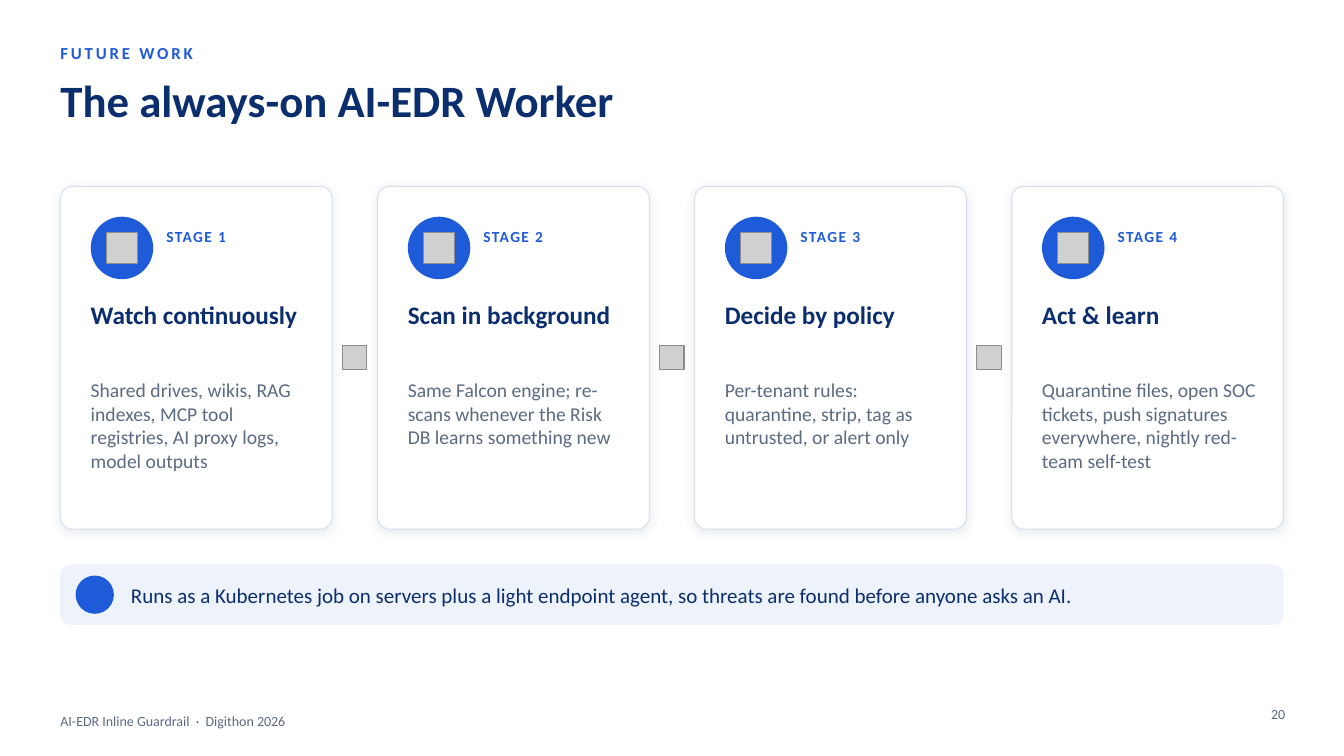
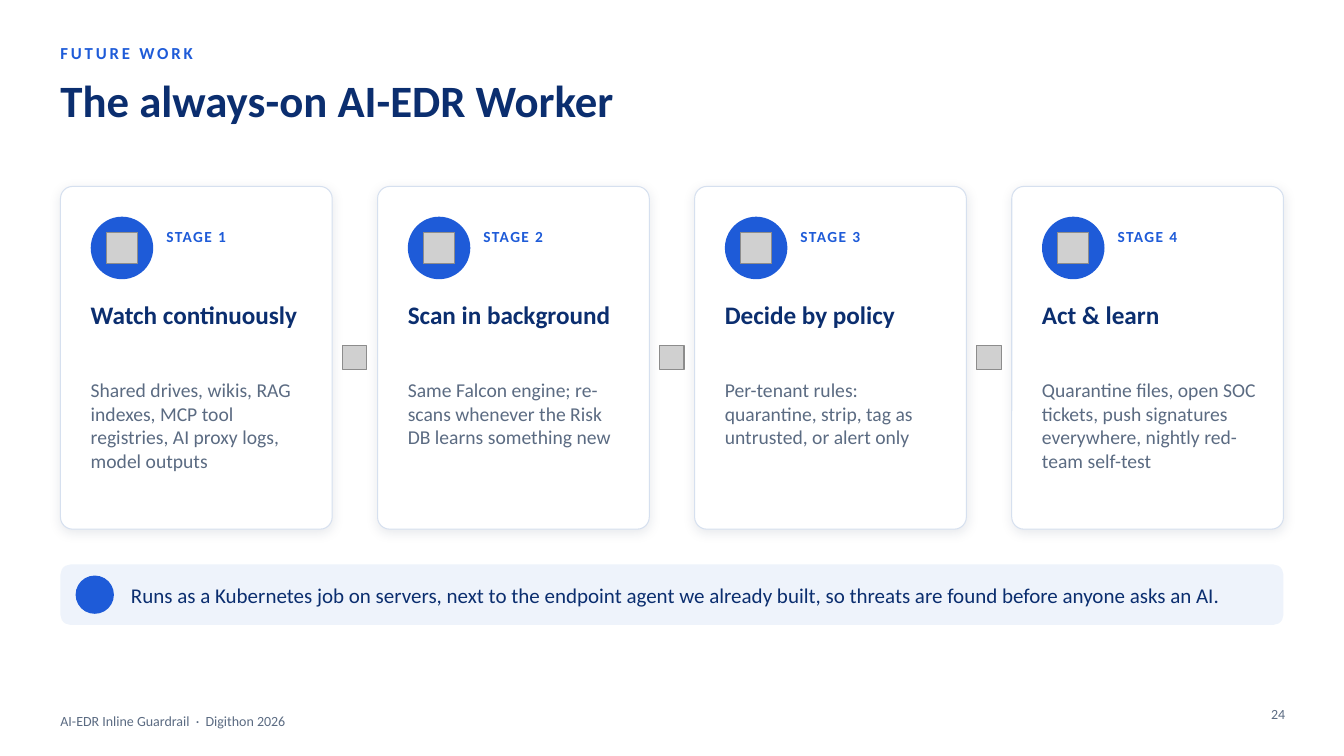
Before and after one commit to Raj-588/sdsi-demo, a slide deck: slide 24 of presentation/AI-EDR_Guardrail_Executive_28Oct.pptx (slide 20 before the commit). Drawn at 1344x756 pixels with LibreOffice and Linux fonts; fonts in the diff are those of the drawing; grey boxes stand for pictures; background and template pictures are left out. Boxes give left, top, right and bottom in pixels: in the first picture for what was removed or moved away, otherwise in the second. Text is boxed around its words. In the diff, an @@ line names an element or a change of style, - is before the commit and + after.

```diff
--- a/presentation/AI-EDR_Guardrail_Executive_28Oct.pptx
+++ b/presentation/AI-EDR_Guardrail_Executive_28Oct.pptx
@@ text at box(131, 588, 1219, 607): text changed @@
-Runs as a Kubernetes job on servers plus a light endpoint agent, so threats are found before anyone asks an AI.
+Runs as a Kubernetes job on servers, next to the endpoint agent we already built, so threats are found before anyone asks an AI.
@@ page number at box(1271, 710, 1285, 719): text changed @@
-20
+24
```
Also in this commit, not shown: 4 other slides changed, 4 slides added, 4 other files.
